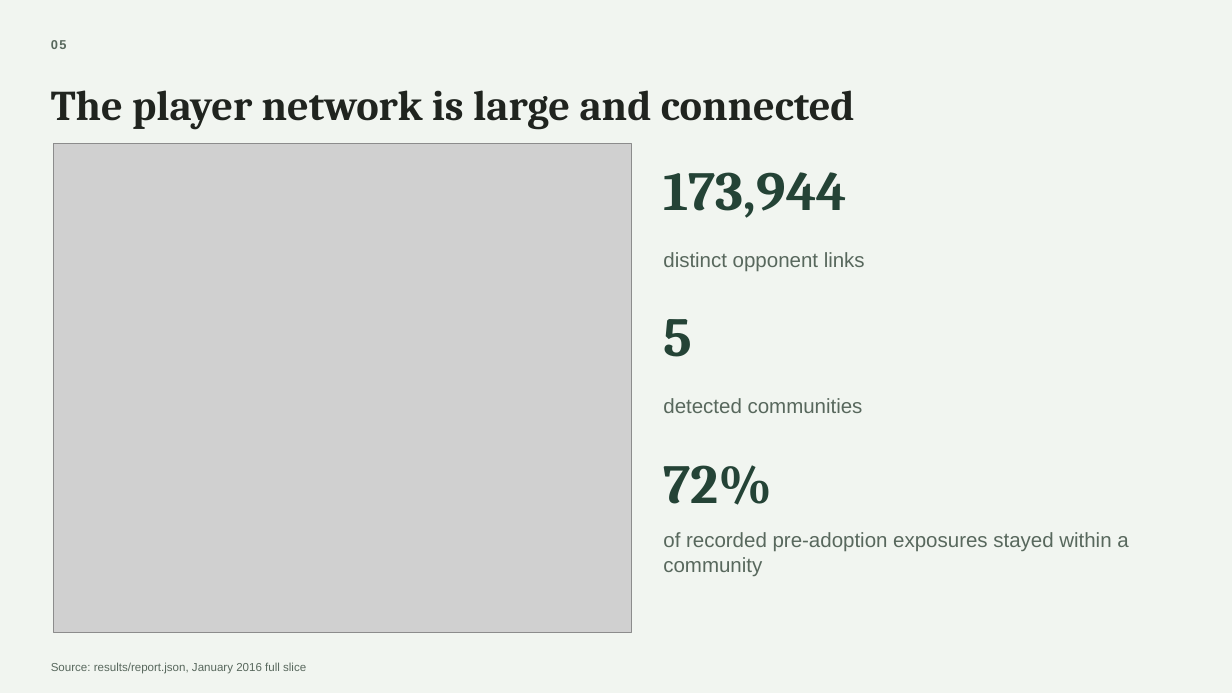
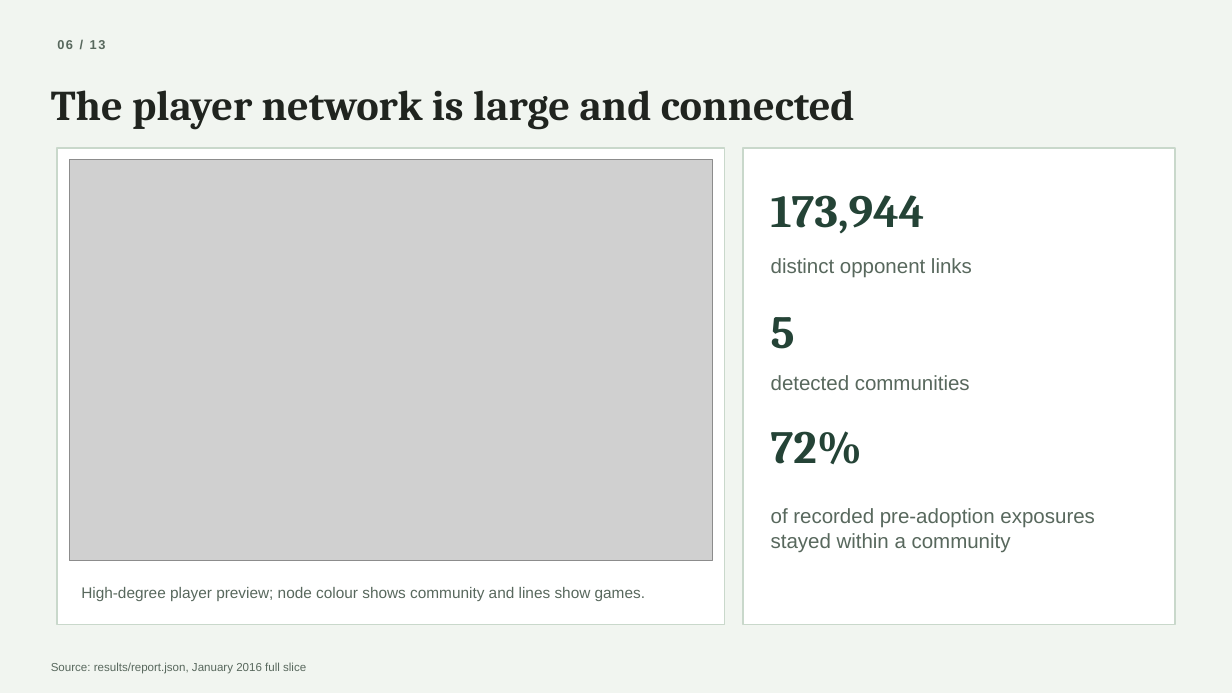
Before and after one commit to BlackBeanEagles/sna, a slide deck: slide 6 of docs/Chess_Opening_Contagion_Presentation.pptx. Drawn at 1232x693 pixels with LibreOffice and Linux fonts; fonts in the diff are those of the drawing; grey boxes stand for pictures. Boxes give left, top, right and bottom in pixels: in the first picture for what was removed or moved away, otherwise in the second. Text is boxed around its words. In the diff, an @@ line names an element or a change of style, - is before the commit and + after.

Commit message:
Polish presentation layout and add network figure

```diff
--- a/docs/Chess_Opening_Contagion_Presentation.pptx
+++ b/docs/Chess_Opening_Contagion_Presentation.pptx
@@ text at [57, 40, 106, 49]: text changed @@
-05
+06 / 13
@@ rectangle added at [57, 148, 725, 625], fill #FFFFFF, outline #C9D8CB 1.25 pt @@
@@ rectangle added at [743, 148, 1176, 625], fill #FFFFFF, outline #C9D8CB 1.25 pt @@
@@ picture: place and size @@
-picture at [54, 143, 631, 633]
+picture at [69, 160, 713, 561]
@@ text "173,944": place and size @@
-text "173,944" at [663, 172, 847, 218]
+text "173,944" at [771, 195, 925, 233]
@@ text "distinct opponent links": place and size @@
-text "distinct opponent links" at [663, 252, 865, 272]
+text "distinct opponent links" at [771, 258, 972, 278]
@@ text "5": place and size @@
-text "5" at [663, 319, 692, 357]
+text "5" at [771, 317, 795, 349]
@@ text "detected communities": place and size @@
-text "detected communities" at [663, 398, 863, 413]
+text "detected communities" at [771, 375, 970, 390]
@@ size 43 to 36 pt in 3 elements at [771, 317, 795, 349], [771, 195, 925, 233], [771, 431, 862, 464] @@
@@ text "72%": place and size @@
-text "72%" at [663, 465, 772, 505]
+text "72%" at [771, 431, 862, 464]
@@ text "of recorded pre-adoption exposures stayed ..." rewrapped from [663, 532, 1128, 576] to [771, 508, 1094, 552] @@
@@ text added at [81, 587, 645, 601], 12 pt, text #58685D @@
+High-degree player preview; node colour shows community and lines show games.
```
Also in this commit, not shown: 11 other slides changed, 1 other file.
